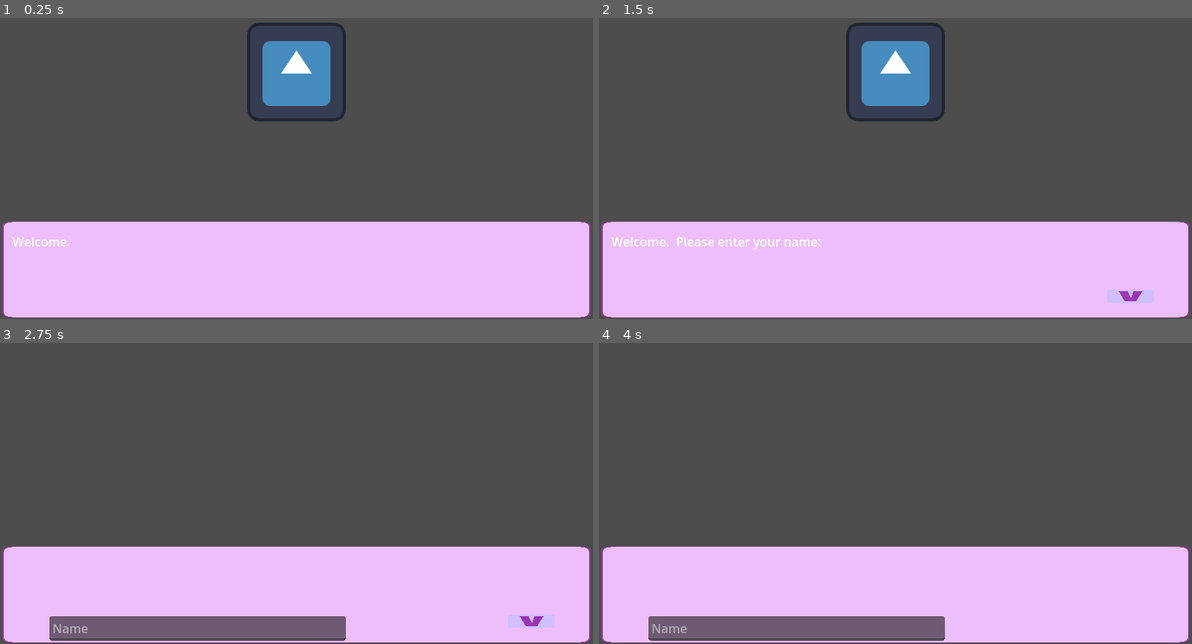
Above: before the commit, frames 1-4 (two rows, left to right).
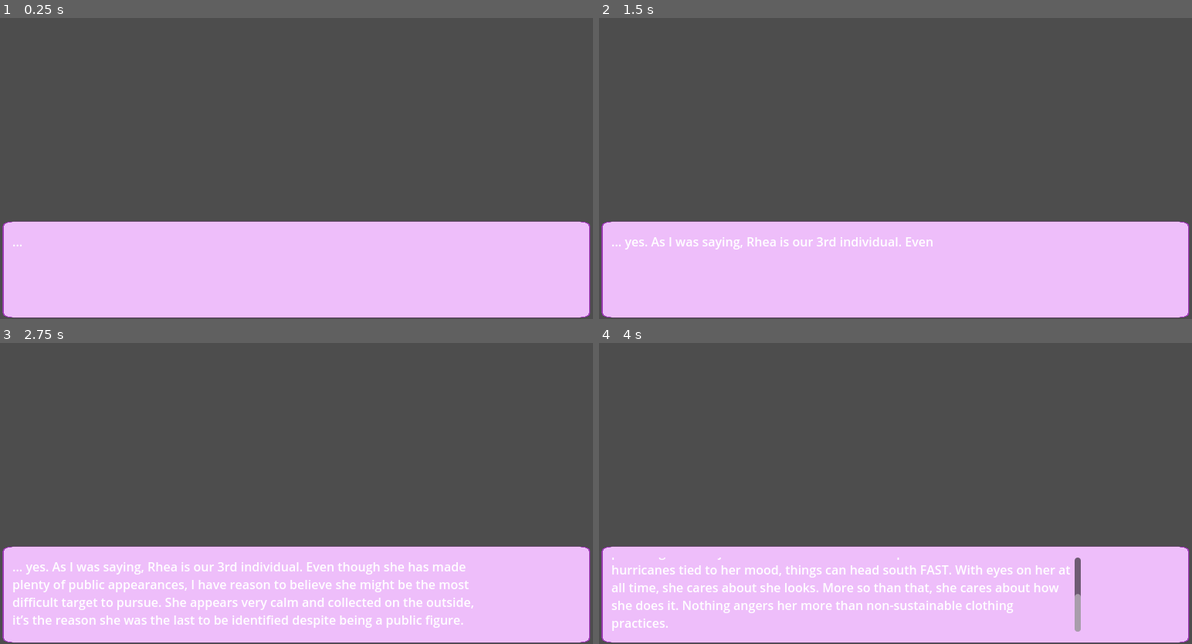
Above: after the commit, the same moments.

Repository: suaviloquence/green-hearts
Game: Godot game, scene res://main.tscn
The game is run twice, just before and just after one commit, with the same random seed, the same clock (stepped at 60 frames per second) and the same inputs. The engine's default icon, where the game draws it, is replaced by a stand-in: a white triangle on a blue panel in a dark square.
Inputs (mouse positions are in pixels of both pictures, inside the frame that each line leads up to):
- Up to frame 1 (0.25 s): no input
- Up to frame 2 (1.5 s): tap Enter at 0.5 s; move the mouse to (895, 270) at 0.52 s; press the mouse at (895, 270) at 0.53 s; tap Space at 1.25 s; move the mouse to (776, 141) at 1.27 s; release the mouse at (776, 141) at 1.28 s; click (776, 141) at 1.35 s
- Up to frame 3 (2.75 s): tap Enter at 2 s; move the mouse to (533, 619) at 2.02 s; press the mouse at (533, 619) at 2.03 s
- Up to frame 4 (4 s): move the mouse to (895, 595) at 2.77 s; release the mouse at (895, 595) at 2.78 s; click (895, 595) at 2.85 s; move the mouse to (1132, 619) at 3.52 s; press the mouse at (1132, 619) at 3.53 s

The runs differ from the first frame. In frame 1, 3.2% of the frame differs, in the area x 2-59%, y 1-76%; in frame 2, 4.1%; in frame 3, 7.4%, in the area x 2-94%, y 72-99%; in frame 4, 6.9%.

Commit message:
hearts <3

Diff:
--- a/agni.gd
+++ b/agni.gd
@@ -5,7 +5,7 @@
 
 # Called when the node enters the scene tree for the first time.
 func _ready() -> void:
-	var tree = DialogNode.new("This is the tree for Agni", null)
+	var tree = DialogNode.new("This is the tree for Agni", null, null, func(player): player.hearts = 4)
 	self.tree = tree
 	super._ready()
 
--- a/level.gd
+++ b/level.gd
@@ -16,6 +16,8 @@
 	while dtree:
 		if dtree and dtree.mutate_player:
 			dtree.mutate_player.call(player)
+		$Hearts.size.x = 512 * player.hearts
+
 		if dtree.sprite:
 			$Sprite2D.texture = dtree.sprite
 		var data := 0
--- a/level.tscn
+++ b/level.tscn
@@ -1,9 +1,17 @@
-[gd_scene load_steps=2 format=3 uid="uid://d080f10bt85i1"]
+[gd_scene load_steps=3 format=3 uid="uid://d080f10bt85i1"]
 
 [ext_resource type="Script" path="res://level.gd" id="1_e6bfa"]
+[ext_resource type="Texture2D" uid="uid://rwlh0v5uolii" path="res://heart.png" id="2_r07tx"]
 
 [node name="Level" type="Node2D"]
 script = ExtResource("1_e6bfa")
 
+[node name="Hearts" type="TextureRect" parent="."]
+offset_bottom = 512.0
+scale = Vector2(0.125, 0.125)
+texture = ExtResource("2_r07tx")
+expand_mode = 1
+stretch_mode = 1
+
 [node name="Sprite2D" type="Sprite2D" parent="."]
 position = Vector2(384, 192)
--- a/main.gd
+++ b/main.gd
@@ -5,7 +5,8 @@
 
 # Called when the node enters the scene tree for the first time.
 func _ready() -> void:
-	await $PlayerInfo.start_with(player)
+	#await $PlayerInfo.start_with(player)
+	player.player_name = "PLAYEr"
 
 	var selection = preload("res://selection.tscn").instantiate()
 	selection.player = player
--- a/player.gd
+++ b/player.gd
@@ -11,7 +11,7 @@
 @export var themself := "themself"
 # pronouns and anything else player needs to do
 
-@export var affection_meter: int = 0
+@export var hearts: int = 0
 @export var bad_decisions: Array = []
 
 enum Mission {
--- a/selection.gd
+++ b/selection.gd
@@ -18,5 +18,6 @@
 
 
 func _ready():
-	tree = DialogNode.new("Agent $name, right on time! I assume you’ve been briefed on your mission?", hq_rhea_description, preload("res://icon.svg"))
+	#tree = DialogNode.new("Agent $name, right on time! I assume you’ve been briefed on your mission?", hq_rhea_description, preload("res://icon.svg"))
+	tree = hq_rhea_description
 	super._ready()
Not shown: 1 places in Player.tscn that only renumber resources
Binary file added: heart.png
Not shown, added: heart.png.import
Not shown: 1 places in main.tscn that only renumber resources
Not shown: 1 places in selection.tscn that only renumber resources
